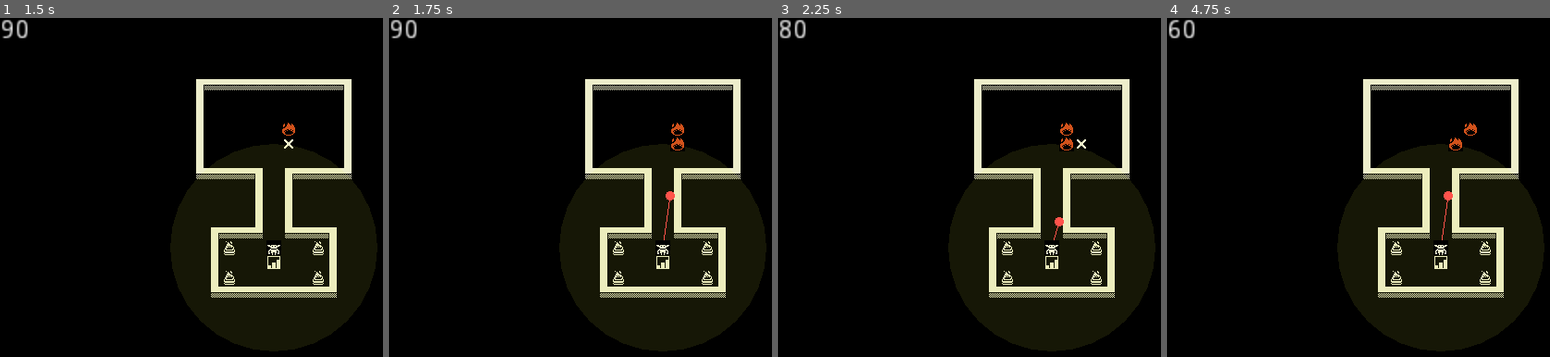
Above: before the commit, frames 1-4 (left to right).
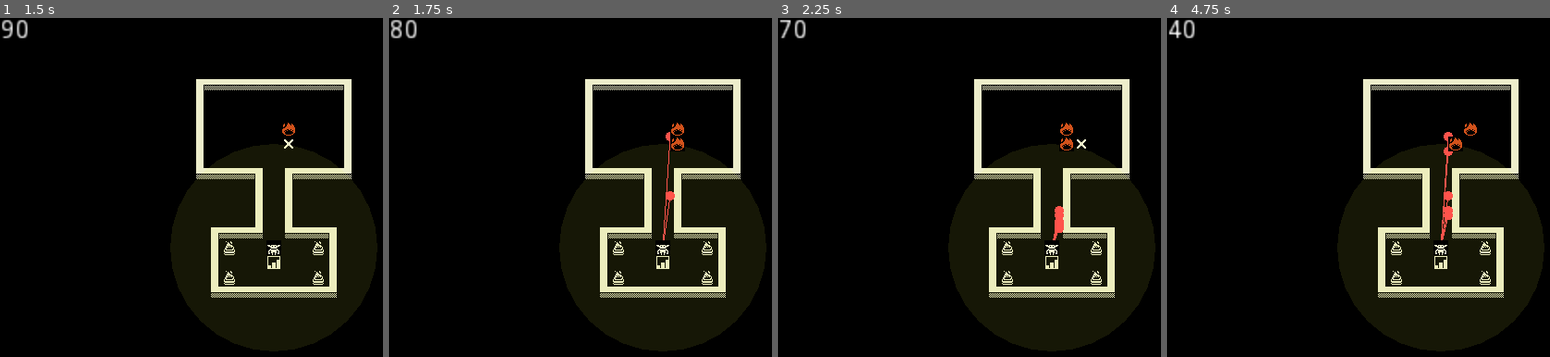
Above: after the commit, the same moments.

Repository: mattherman/7drl-2020
Game: Godot game, scene res://Main.tscn
Two runs of this game, one before a commit and one after it. Both use one fixed random seed, a clock stepped at 60 frames per second and the inputs below.
Inputs:
- Up to frame 1 (1.5 s): tap Enter (ui_accept) at 0.5, 0.77, 1.25 s; hold Right (ui_right) 0.53-1.28 s; hold Z (cast_1) 0.53-1.28 s; hold Down (ui_down) from 1.28 s (still down); tap Z (cast_1) at 1.35 s
- Up to frame 2 (1.75 s): keep holding Down (ui_down); tap Enter (ui_accept) at 1.52 s
- Up to frame 3 (2.25 s): tap Enter (ui_accept) at 2 s; release Down (ui_down) at 2.03 s; hold Right (ui_right) from 2.03 s (still down); hold Z (cast_1) from 2.03 s (still down)
- Up to frame 4 (4.75 s): release Right (ui_right) at 2.78 s; release Z (cast_1) at 2.78 s; hold Up (ui_up) 2.78-3.53 s; tap Z (cast_1) at 2.85, 4.35 s; tap Enter (ui_accept) at 3.02, 3.5, 3.77, 4.25, 4.52 s; hold Z (cast_1) 3.53-4.28 s; hold Left (ui_left) from 3.53 s (still down)

Frame 1 is identical in both runs. In frame 2, 0.2% of the frame differs, in the area x 0-74%, y 0-66%; in frame 3, 0.3%; in frame 4, 0.4%, in the area x 0-75%, y 0-66%.

Commit message:
Multiple rays for handling corner cases

Diff:
--- a/Enemy.gd
+++ b/Enemy.gd
@@ -8,7 +8,7 @@
 var health = 15
 export (int) var detect_radius = 7
 var target
-var collision_point
+var hit_pos
 
 func _ready():
 	add_to_group("can_receive_damage")
@@ -21,8 +21,9 @@
 func _draw():
 	draw_circle(Vector2(), detect_radius * tile_size, vis_color)
 	if target:
-		draw_line(Vector2(), (collision_point - position), laser_color)
-		draw_circle((collision_point - position), 5, laser_color)
+		for hit in hit_pos:
+			draw_circle((hit - position).rotated(-rotation), 5, laser_color)
+			draw_line(Vector2(), (hit - position).rotated(-rotation), laser_color)
 
 func start(pos):
 	position = pos.snapped(Vector2.ONE * tile_size)
@@ -37,14 +38,21 @@
 	update()
 
 func is_target_visible():
-	collision_point = target.position
-	$LineOfSightRay.cast_to = target.position - position
-	$LineOfSightRay.force_raycast_update()
-	if $LineOfSightRay.is_colliding():
-		collision_point = $LineOfSightRay.get_collision_point()
-		return false
-	else:
-		return true
+	hit_pos = []
+	var space_state = get_world_2d().direct_space_state
+	var target_extents = target.get_node('CollisionShape2D').shape.extents
+	var nw = target.position - target_extents
+	var se = target.position + target_extents
+	var ne = target.position + Vector2(target_extents.x, -target_extents.y)
+	var sw = target.position + Vector2(-target_extents.x, target_extents.y)
+	for pos in [target.position, nw, ne, se, sw]:
+		var result = space_state.intersect_ray(position,
+				pos, [self], collision_mask, true, true)
+		if result:
+			hit_pos.append(result.position)
+			if result.collider.name == "Player":
+				return true
+	return false
 
 func pursue_player():
 	print("enemy: pursue")
--- a/Enemy.tscn
+++ b/Enemy.tscn
@@ -4,7 +4,7 @@
 [ext_resource path="res://Enemy.gd" type="Script" id=2]
 
 [sub_resource type="RectangleShape2D" id=1]
-extents = Vector2( 4, 4 )
+extents = Vector2( 8, 8 )
 
 [node name="Enemy" type="Area2D"]
 collision_layer = 4
--- a/Fire.tscn
+++ b/Fire.tscn
@@ -4,7 +4,7 @@
 [ext_resource path="res://Fire.gd" type="Script" id=2]
 
 [sub_resource type="RectangleShape2D" id=1]
-extents = Vector2( 4, 4 )
+extents = Vector2( 8, 8 )
 
 [node name="Fire" type="Area2D"]
 collision_layer = 16
--- a/Player.tscn
+++ b/Player.tscn
@@ -6,7 +6,7 @@
 [ext_resource path="res://Target.tscn" type="PackedScene" id=4]
 
 [sub_resource type="RectangleShape2D" id=1]
-extents = Vector2( 4, 4 )
+extents = Vector2( 8, 8 )
 
 [node name="Player" type="Area2D"]
 collision_layer = 2
